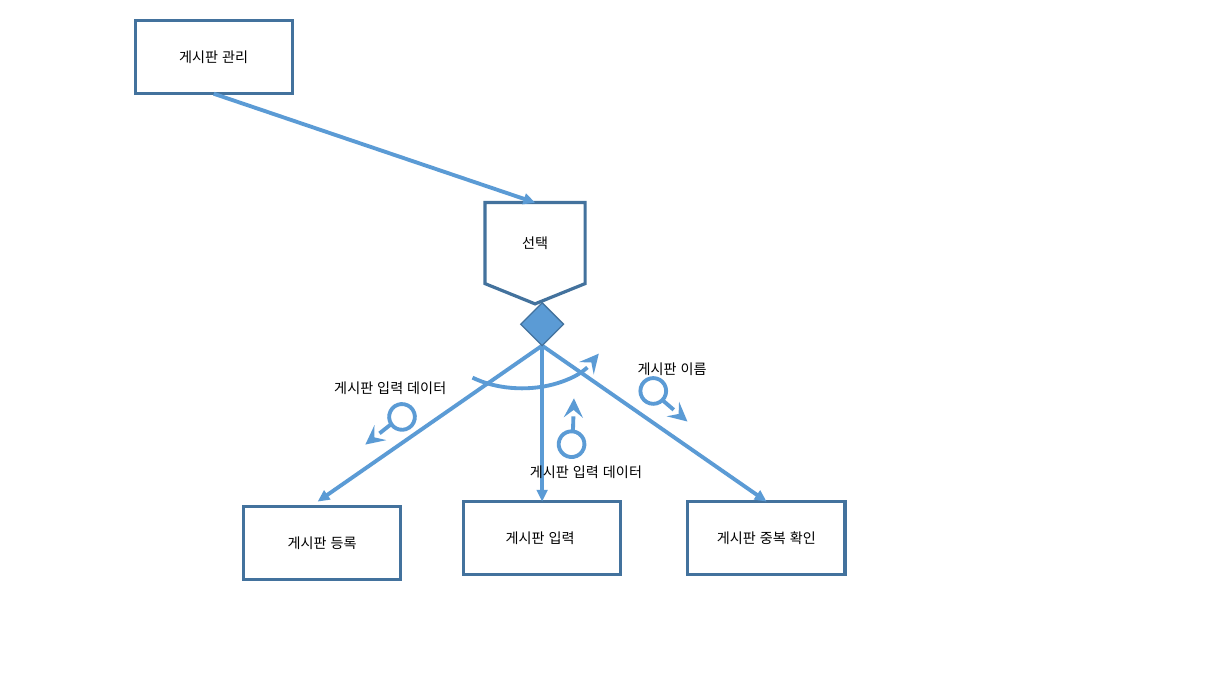
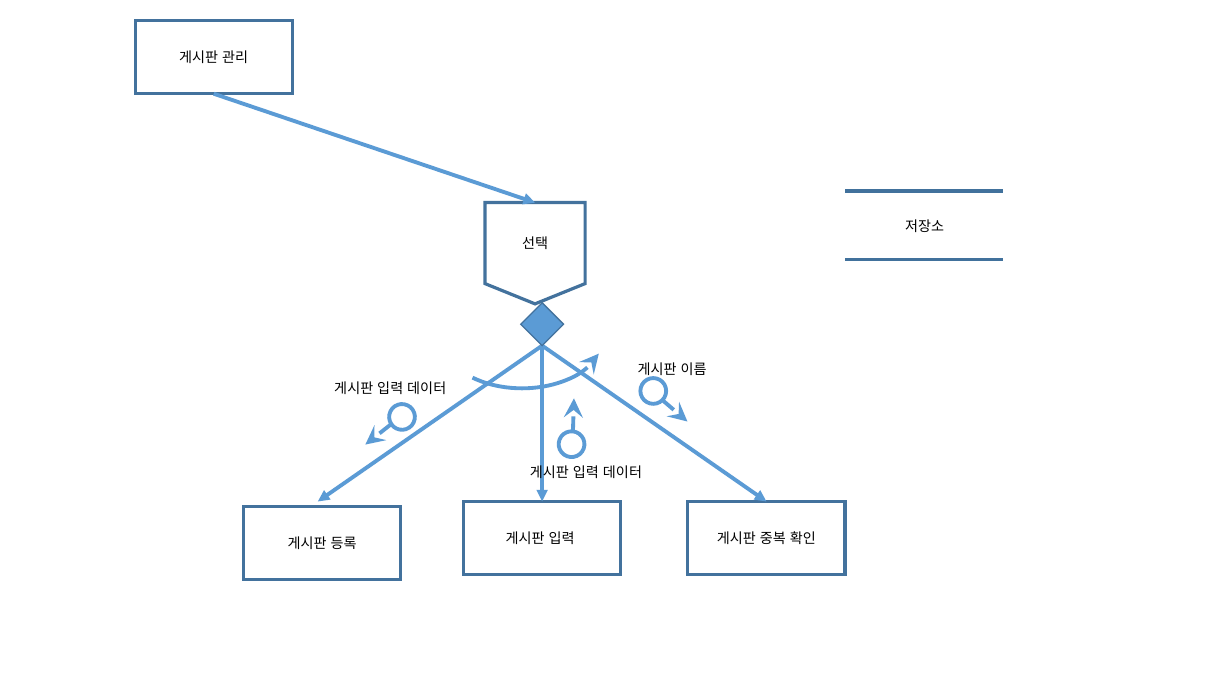
Before and after one commit to se04/se04, a slide deck: slide 1 of SDD 관련 자료/통합 회의 결과물/통합 양식/구조도표예시.pptx. Drawn at 1232x693 pixels with LibreOffice and Linux fonts; fonts in the diff are those of the drawing. Boxes give left, top, right and bottom in pixels: in the first picture for what was removed or moved away, otherwise in the second. Text is boxed around its words. In the diff, an @@ line names an element or a change of style, - is before the commit and + after.

Commit message:
구조도표예시

```diff
--- a/SDD 관련 자료/통합 회의 결과물/통합 양식/구조도표예시.pptx
+++ b/SDD 관련 자료/통합 회의 결과물/통합 양식/구조도표예시.pptx
@@ line added from (846, 191) to (1003, 191), #41719C 3 pt @@
@@ text added at [905, 219, 944, 232], 11 pt, text #000000 @@
+저장소
@@ line added from (846, 260) to (1003, 260), #41719C 3 pt @@
```
